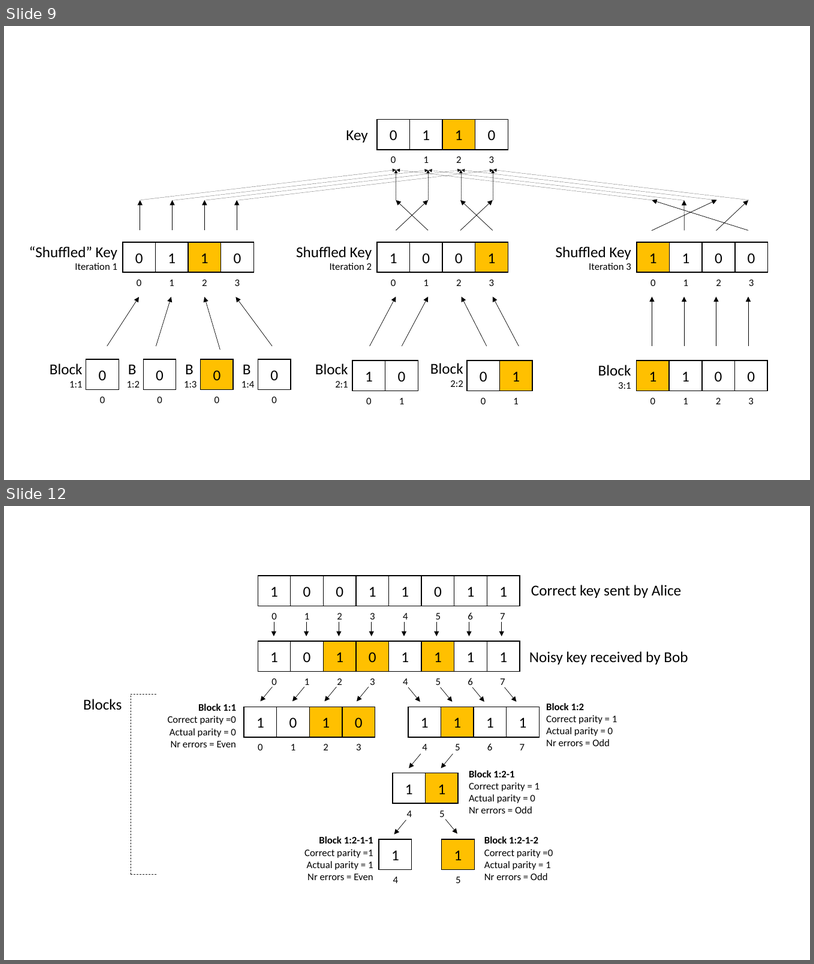
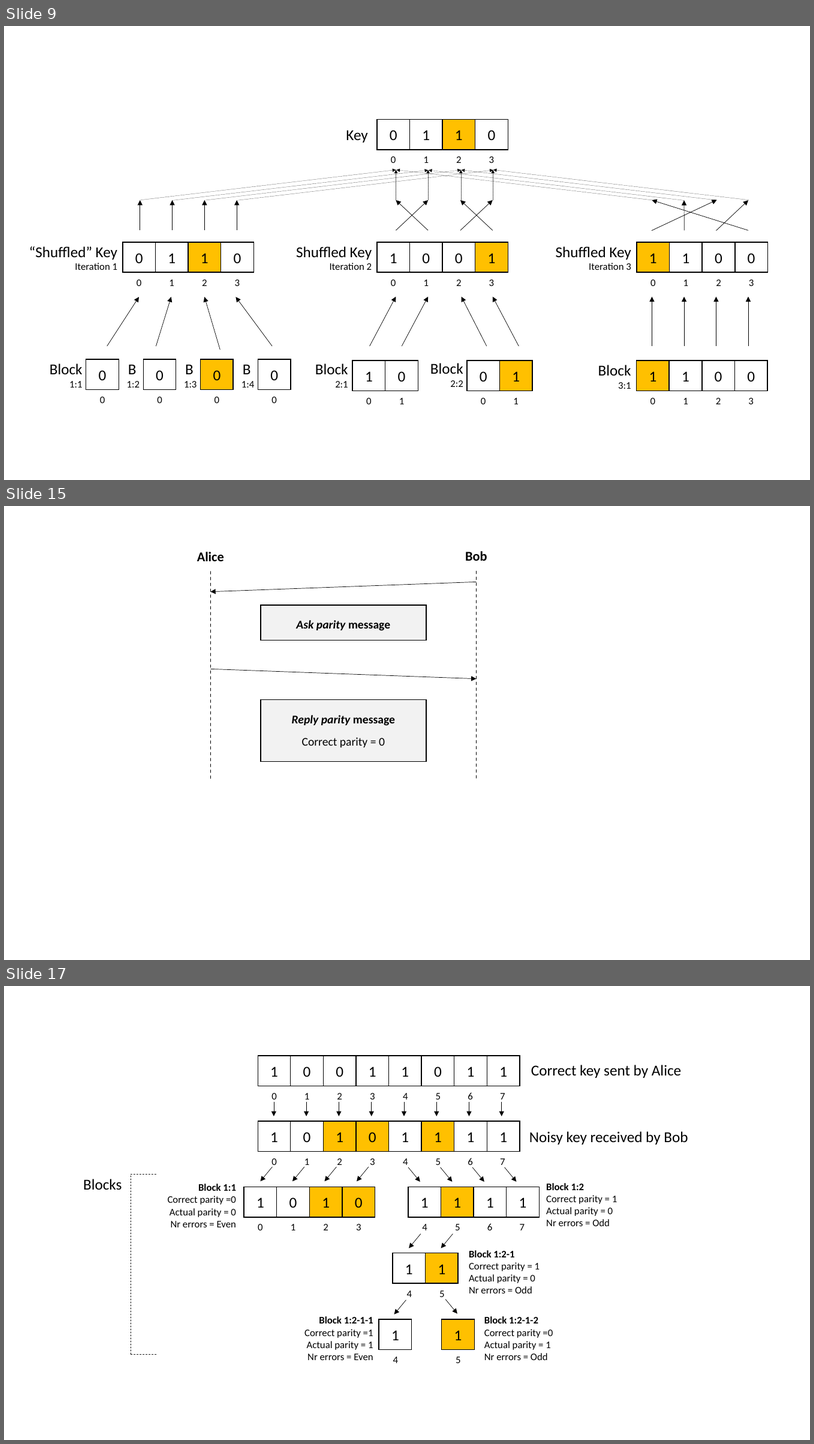
Before and after one commit to brunorijsman/cascade-python, a slide deck: docs/source/figures/figures.pptx. Shown one above the other, each under a label of ours: slides 9 and 12 before the commit, slides 9, 15 and 17 after it; the slides between them are not shown. The pictures are 814x964 and 814x1444 pixels, drawn with LibreOffice and Linux fonts; fonts in the diff are those of the drawing. Boxes give left, top, right and bottom in pixels: in the first picture for what was removed or moved away, otherwise in the second. Text is boxed around its words. In the diff, an @@ line names an element or a change of style, - is before the commit and + after.

Commit message:
compute correct parity

```diff
--- a/docs/source/figures/figures.pptx
+++ b/docs/source/figures/figures.pptx
@@ slide 15 added at [4, 506, 810, 960], background #FFFFFF @@
@@ text added at [197, 552, 224, 561], 16 pt, text #000000, bold @@
+Alice
@@ text added at [465, 551, 488, 561], 16 pt, text #000000, bold @@
+Bob
@@ line added from (211, 571) to (211, 781), #000000 1 pt dashed @@
@@ line added from (476, 571) to (476, 781), #000000 1 pt dashed @@
@@ arrow added from (476, 582) to (211, 592), #000000 0.5 pt @@
@@ rectangle added at [261, 605, 427, 640], fill #F2F2F2, outline #000000 1 pt, 14 pt, text #000000, bold, italic @@
+Ask parity message
@@ arrow added from (211, 669) to (476, 678), #000000 0.5 pt @@
@@ rectangle added at [261, 700, 427, 761], fill #F2F2F2, outline #000000 1 pt, 14 pt, text #000000, bold @@
+Reply parity message
+Correct parity = 0
@@ what was slide 12 is now slide 17 @@
```
Also in this commit, not shown: 2 slides changed, 5 other slides added, 7 other files.
